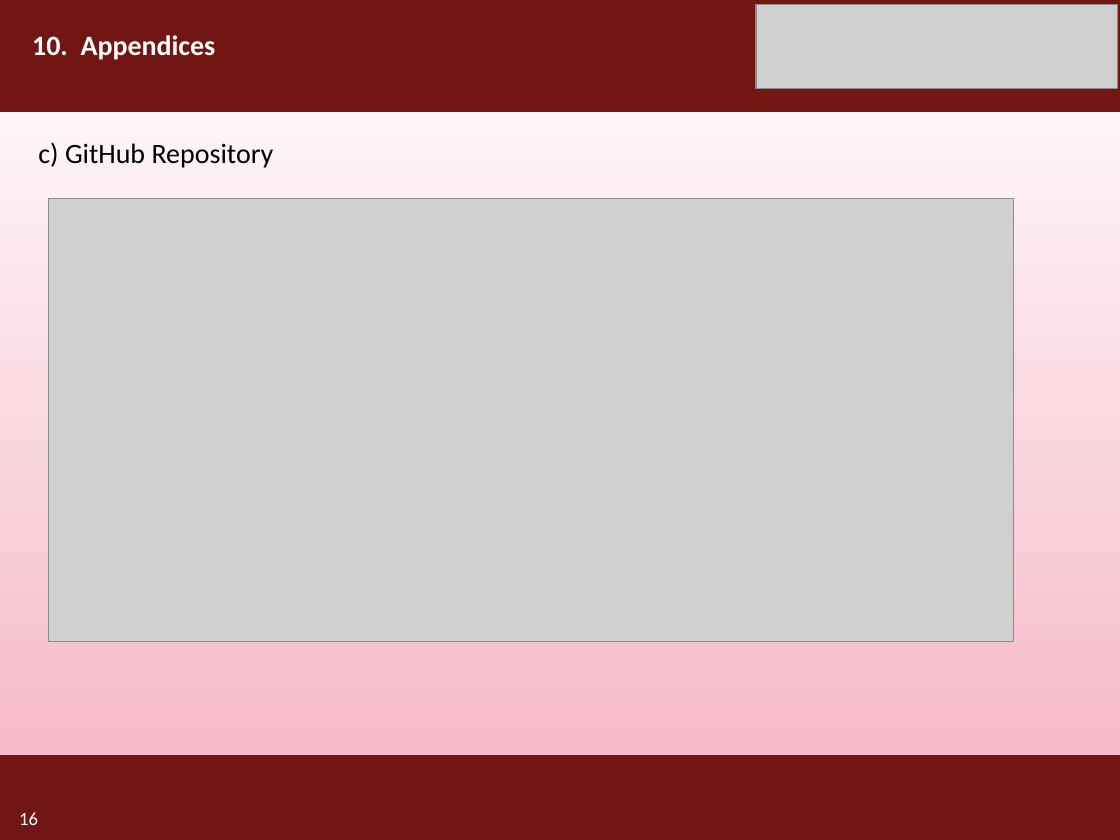
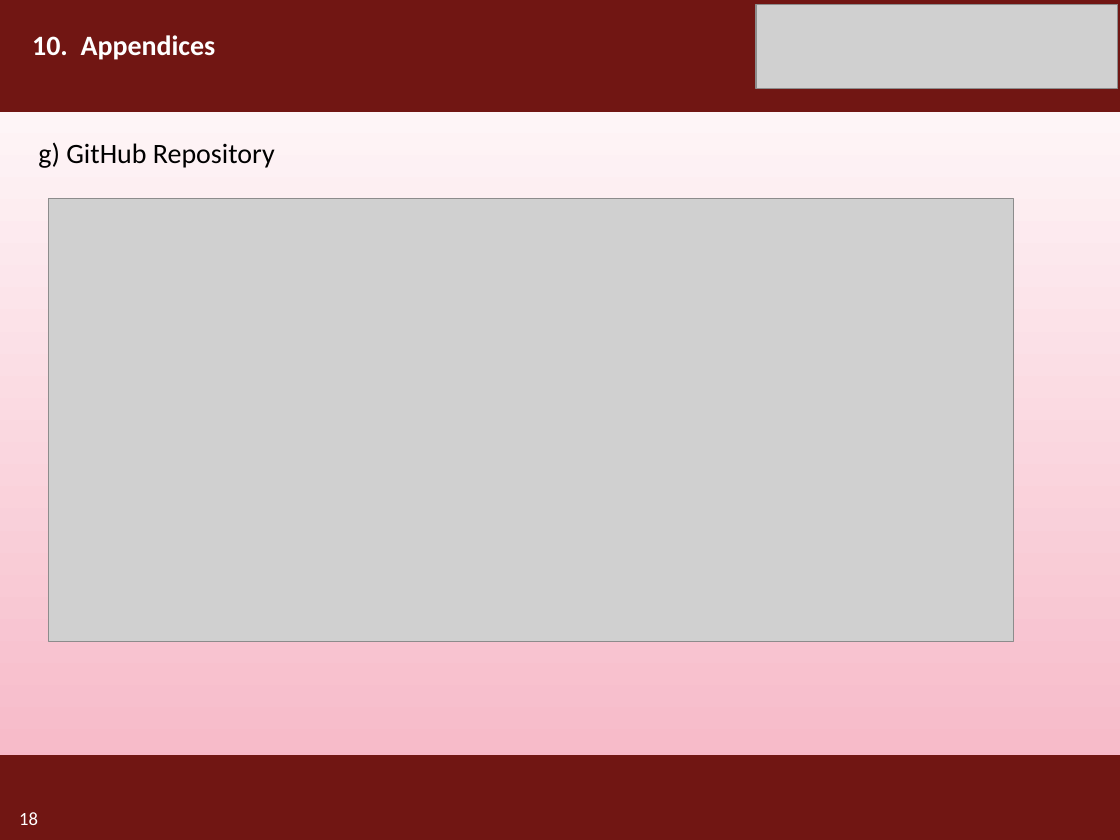
Before and after one commit to Pankajdas0025/BlogScript-website-, a slide deck: slide 18 of assets/Report/BlogScript Presentation.pptx (slide 16 before the commit). Drawn at 1120x840 pixels with LibreOffice and Linux fonts; fonts in the diff are those of the drawing; grey boxes stand for pictures. Boxes give left, top, right and bottom in pixels: in the first picture for what was removed or moved away, otherwise in the second. Text is boxed around its words. In the diff, an @@ line names an element or a change of style, - is before the commit and + after.

```diff
--- a/assets/Report/BlogScript Presentation.pptx
+++ b/assets/Report/BlogScript Presentation.pptx
@@ text at box(38, 142, 275, 168): text changed @@
-c) GitHub Repository
+g) GitHub Repository
@@ page number at box(19, 812, 38, 825): text changed @@
-16
+18
```
Also in this commit, not shown: 3 other slides changed, 2 slides added, 2 other files.
